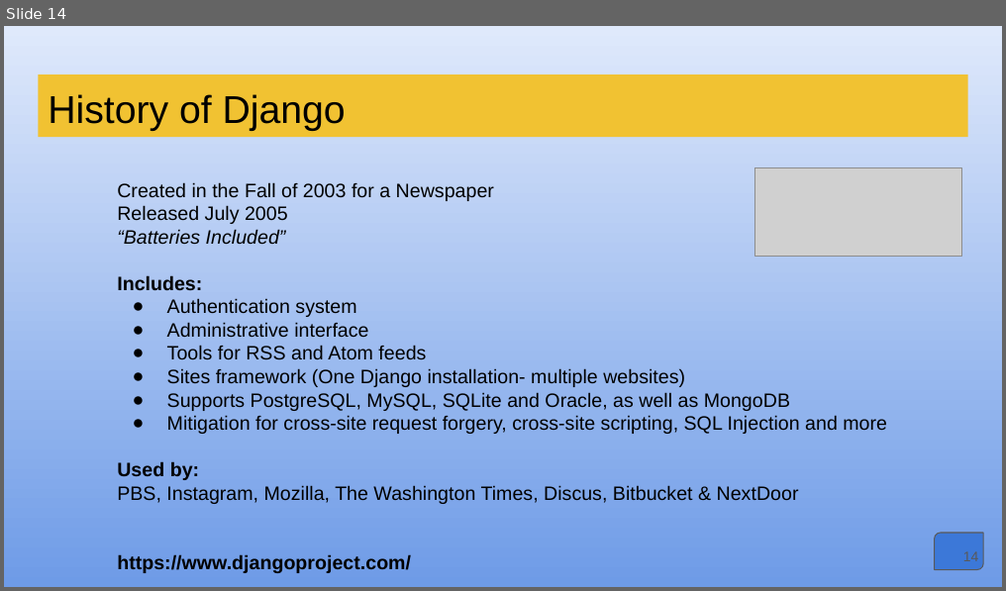
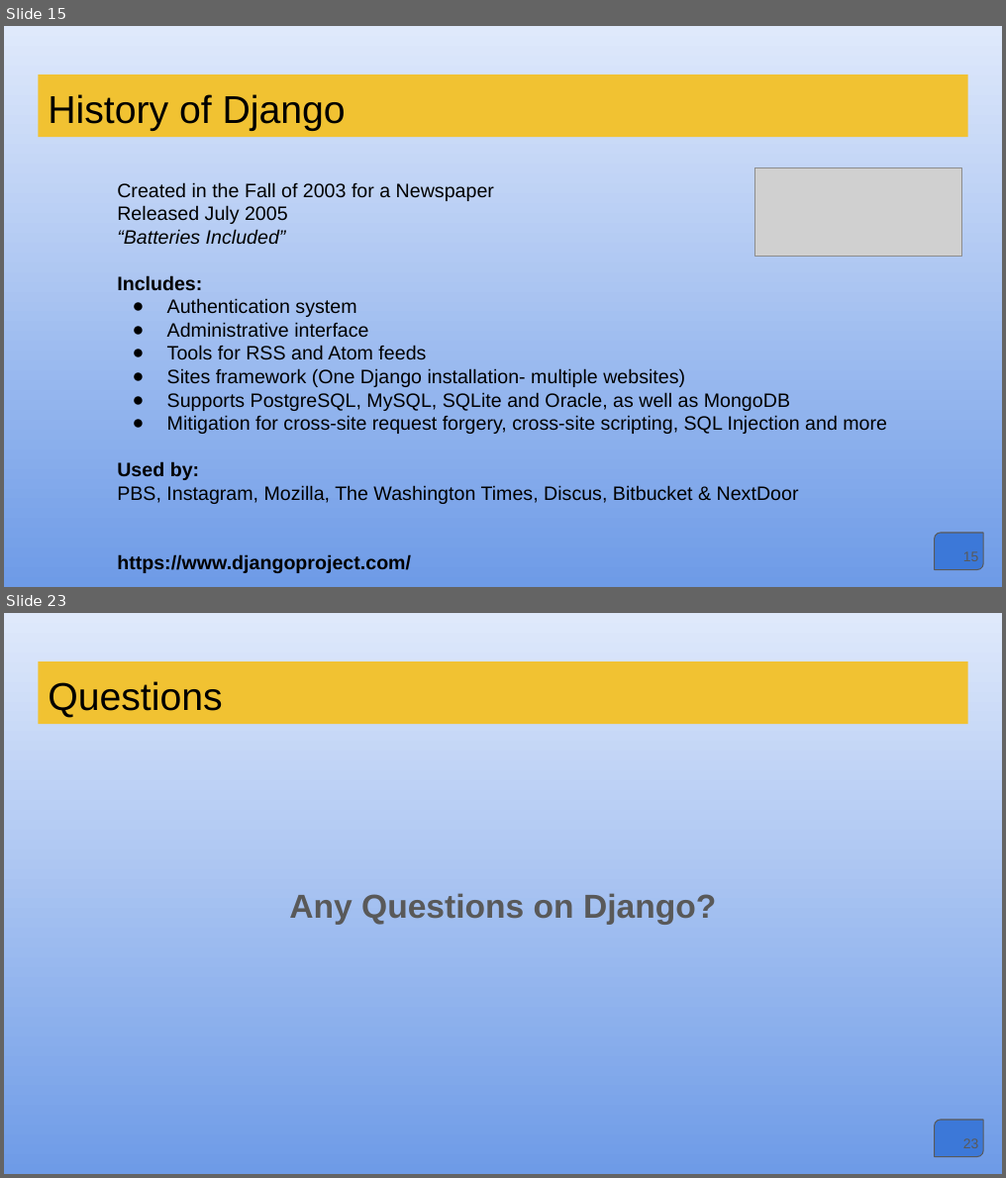
Before and after one commit to bkvspeaks/pythonWebProg, a slide deck: presentation/Python_Web_Programming.pptx. Shown one above the other, each under a label of ours: slide 14 before the commit, slides 15 and 23 after it; the slides between them are not shown. The pictures are 1006x591 and 1006x1178 pixels, drawn with LibreOffice and Linux fonts; fonts in the diff are those of the drawing; grey boxes stand for pictures. Boxes give left, top, right and bottom in pixels: in the first picture for what was removed or moved away, otherwise in the second. Text is boxed around its words. In the diff, an @@ line names an element or a change of style, - is before the commit and + after.

Commit message:
Tighten up presentation. Run through Django tutorial.

```diff
--- a/presentation/Python_Web_Programming.pptx
+++ b/presentation/Python_Web_Programming.pptx
@@ slide 23 added at [4,613,1002,1174], background gradient #DFE9FB to #6E9BE7 @@
@@ title added at [38,662,968,725], fill #F1C232, 28 pt, text #000000 @@
+Questions
@@ text added at [289,893,716,925], 24 pt, text #595959, bold @@
+Any Questions on Django?
@@ round diag rect added at [934,1120,983,1157], fill #3C78D8, outline #595959 0.75 pt @@
@@ page number added at [963,1139,979,1149], 10 pt, text #595959 @@
+23
@@ what was slide 14 is now slide 15 @@
@@ page number at [963,552,979,562]: text changed @@
-14
+15
```
Also in this commit, not shown: 8 slides changed, 7 other slides added, 38 other files.
